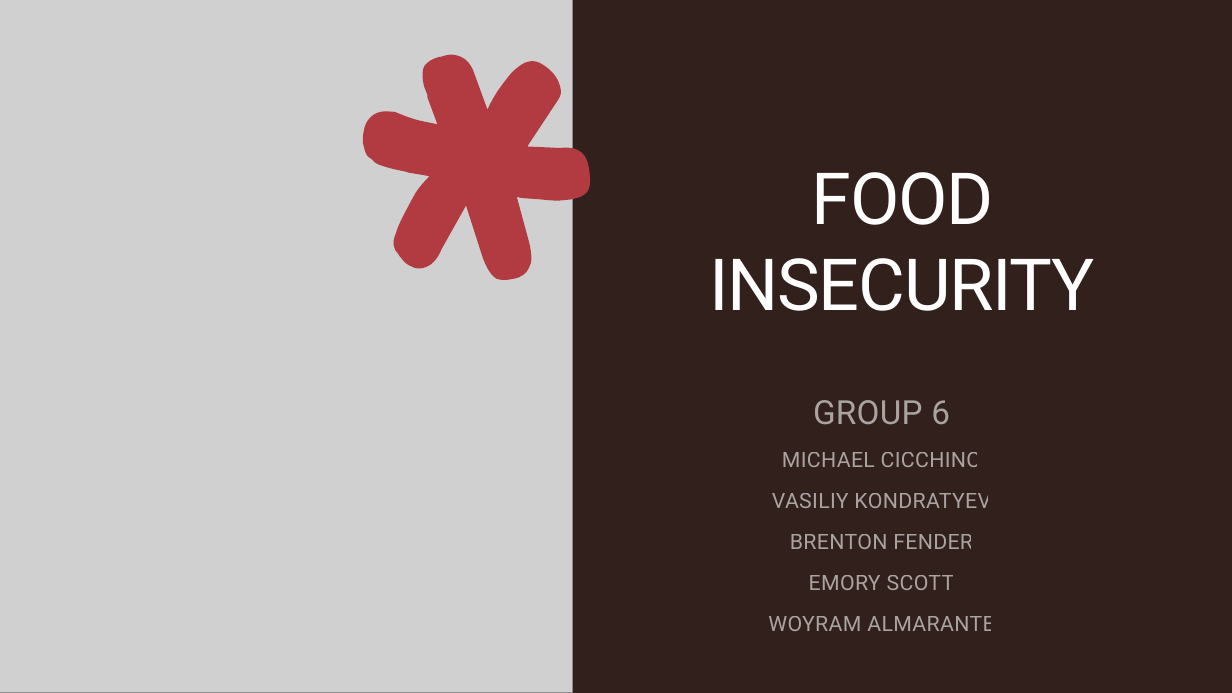
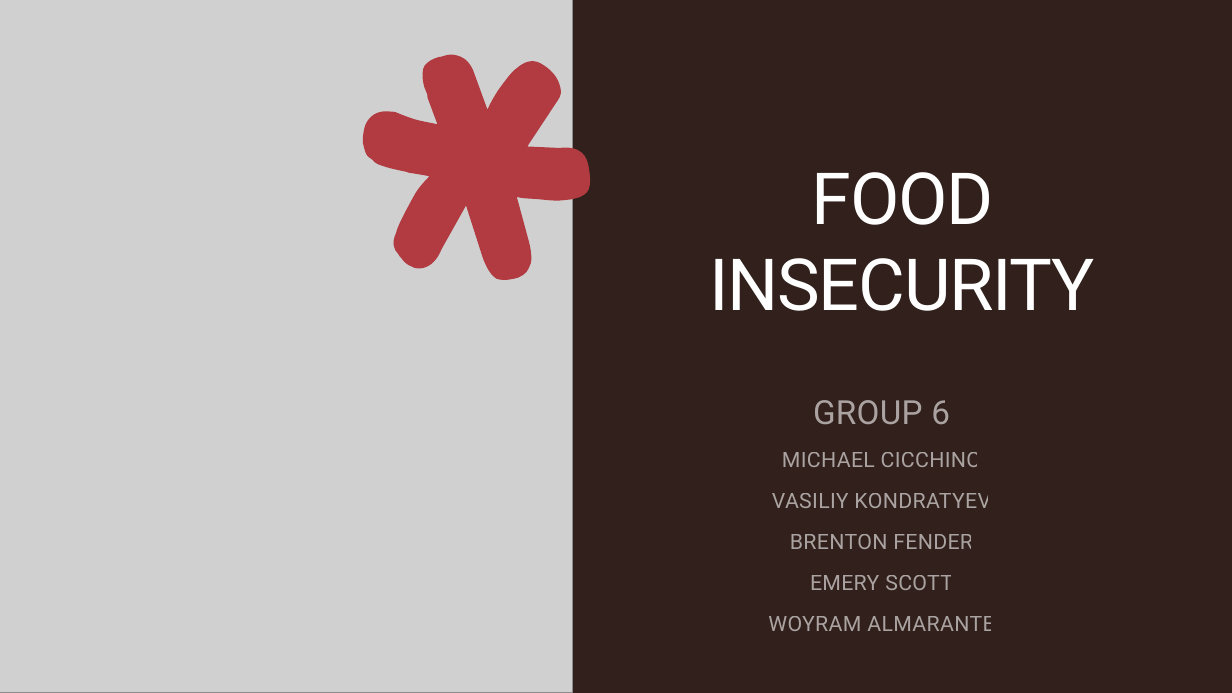
Before and after one commit to macicchino/Food_Insecurity, a slide deck: slide 1 of Presentation in progress/SQL TEAM 6 FOOD INSECURITY PRESENTATION.pptx. Drawn at 1232x693 pixels with LibreOffice and Linux fonts; fonts in the diff are those of the drawing; grey boxes stand for pictures. Boxes give left, top, right and bottom in pixels: in the first picture for what was removed or moved away, otherwise in the second. Text is boxed around its words. In the diff, an @@ line names an element or a change of style, - is before the commit and + after.

```diff
--- a/Presentation in progress/SQL TEAM 6 FOOD INSECURITY PRESENTATION.pptx
+++ b/Presentation in progress/SQL TEAM 6 FOOD INSECURITY PRESENTATION.pptx
@@ subtitle at [810, 575, 953, 590]: text changed @@
-EMORY SCOTT
+EMERY SCOTT
```
Also in this commit, not shown: 9 other slides changed, 1 slide removed.
